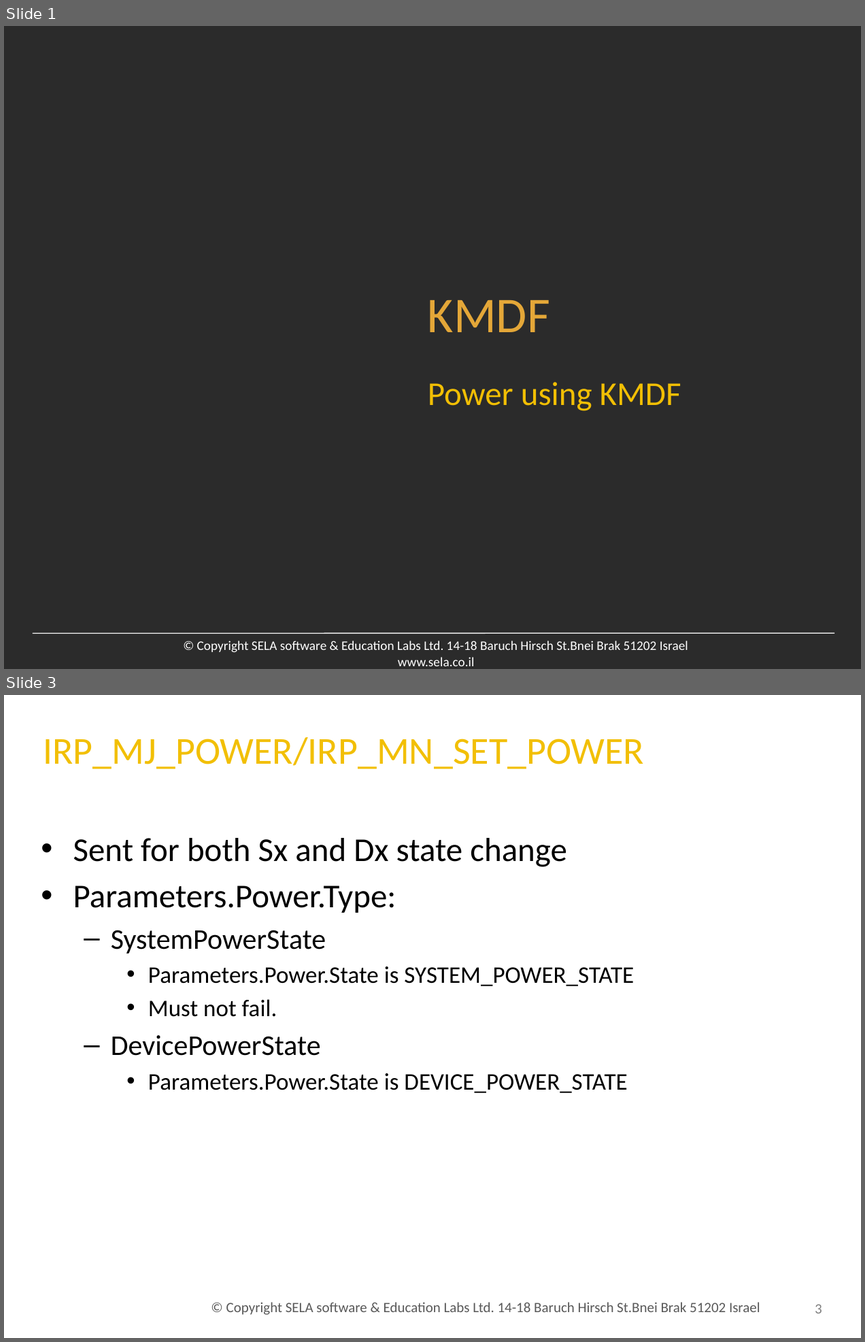
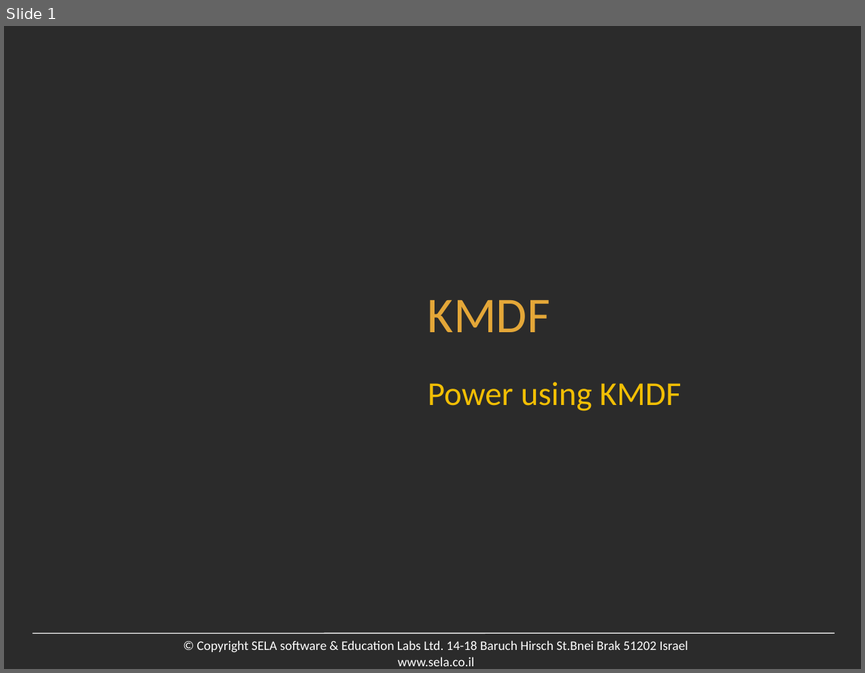
Before and after one commit to uri247/Projects, a slide deck: pmgmt/Pow005.Kmdf.pptx. Shown one above the other, each under a label of ours: slides 1 and 3 before the commit, slide 1 after it; the slides between them are not shown. The pictures are 865x1342 and 865x673 pixels, drawn with LibreOffice and Linux fonts; fonts in the diff are those of the drawing; background and template pictures are left out; a plain dark background stands for a picture behind light text. Boxes give left, top, right and bottom in pixels: in the first picture for what was removed or moved away, otherwise in the second. Text is boxed around its words. In the diff, an @@ line names an element or a change of style, - is before the commit and + after.

```diff
--- a/pmgmt/Pow005.Kmdf.pptx
+++ b/pmgmt/Pow005.Kmdf.pptx
@@ slide 3 removed at [4, 695, 861, 1338], background picture (left out) @@
@@ title removed at [43, 737, 644, 769] @@
-IRP_MJ_POWER/IRP_MN_SET_POWER
@@ text removed at [73, 838, 634, 1093] @@
-• Sent for both Sx and Dx state change
-• Parameters.Power.Type:
-  – SystemPowerState
-    • Parameters.Power.State is SYSTEM_POWER_STATE
-    • Must not fail.
-  – DevicePowerState
-    • Parameters.Power.State is DEVICE_POWER_STATE
@@ text removed at [226, 1302, 760, 1314] @@
-© Copyright SELA software & Education Labs Ltd. 14-18 Baruch Hirsch St.Bnei Brak 51202 Israel
@@ page number removed at [815, 1304, 822, 1313] @@
-3
```
Also in this commit, not shown: 3 other slides removed, 8 other files.
